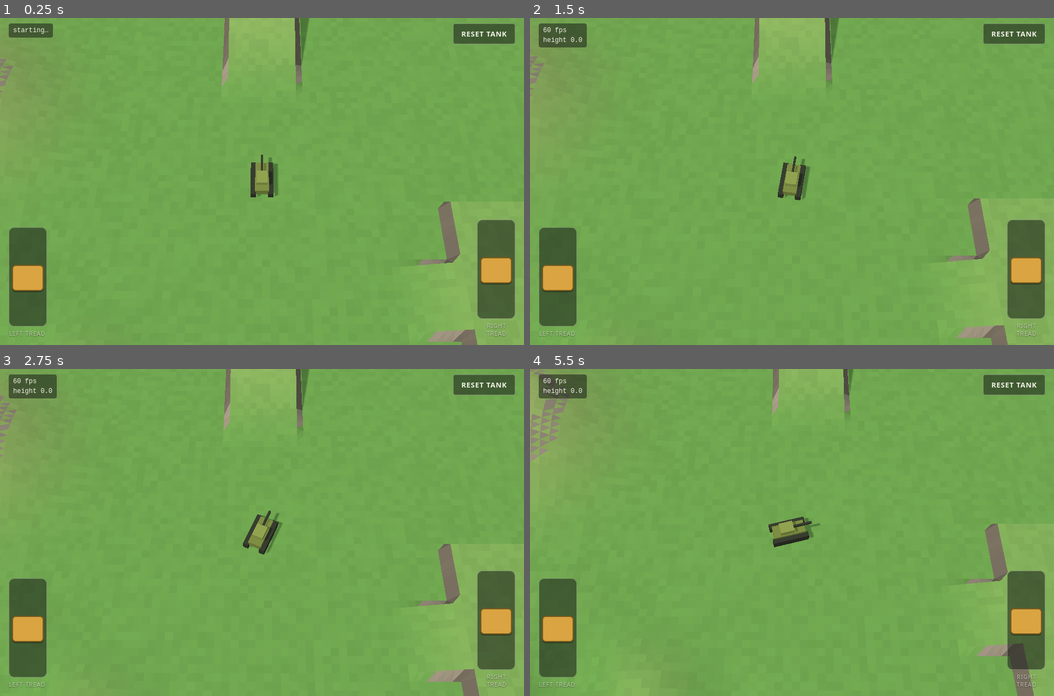
Above: before the commit, frames 1-4 (two rows, left to right).
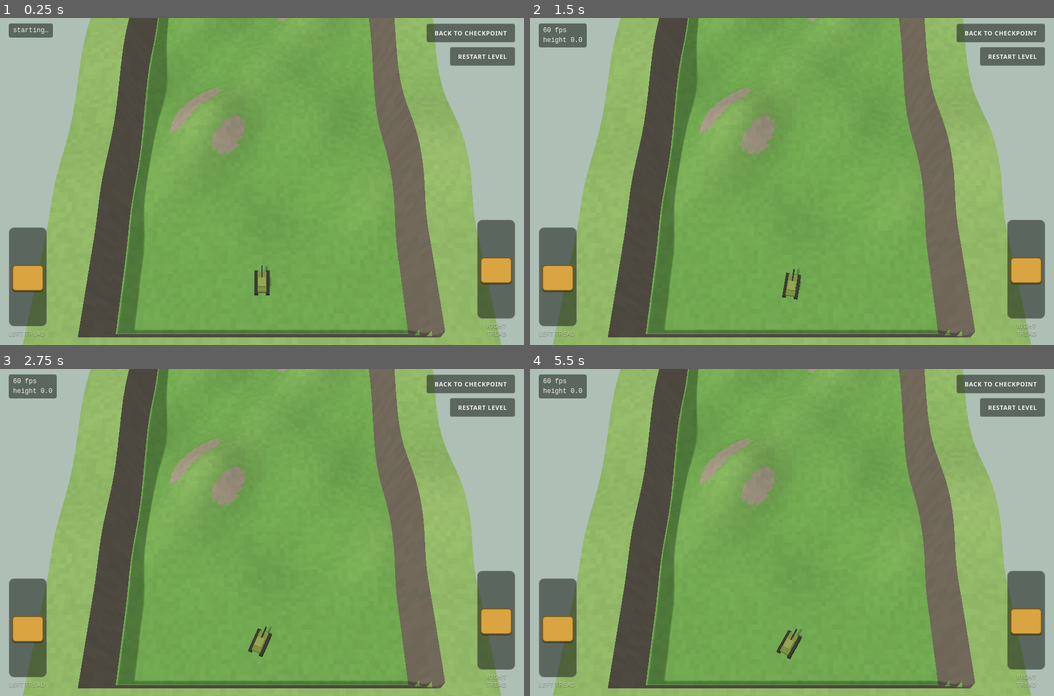
Above: after the commit, the same moments.

Repository: Kickpunch3r/tank-game
Game: browser game, page mobile/index.html
Two runs of this game, one before a commit and one after it. Both use one fixed random seed, a clock stepped at 60 frames per second and the inputs below.
Inputs (mouse positions are in pixels of both pictures, inside the frame that each line leads up to):
- Up to frame 1 (0.25 s): no input
- Up to frame 2 (1.5 s): click (1012, 57) at 0.27 s, where only the run after the commit has a clickable "RESTART LEVEL"; hold Down 1.03-1.3 s; move the mouse to (792, 214) at 1.07 s; hold Up from 1.35 s (still down)
- Up to frame 3 (2.75 s): release Up at 1.65 s; move the mouse to (157, 499) at 1.67 s; hold Up 1.7-1.93 s; hold Down 1.98-2.32 s; click "RESET TANK" (after the commit: "BACK TO CHECKPOINT") at 2.02 s; move the mouse to (366, 483) at 2.27 s; hold Down 2.37-2.63 s; hold Up from 2.68 s (still down)
- Up to frame 4 (5.5 s): move the mouse to (870, 597) at 2.87 s; release Up at 2.98 s; hold Up 3.03-3.27 s; hold Down 3.32-3.65 s; move the mouse to (661, 614) at 3.47 s; hold Down 3.7-3.97 s; hold Up 4.02-4.32 s; move the mouse to (792, 467) at 4.07 s; hold Up 4.37-4.6 s; click (1012, 408) at 4.52 s, where only the run after the commit has a clickable "RESTART LEVEL"; hold Down 4.65-4.98 s; move the mouse to (949, 548) at 4.67 s; hold Down 5.03-5.3 s; move the mouse to (634, 532) at 5.27 s; hold Up from 5.35 s (still down)

The runs differ from the first frame. In frame 1, 54% of the frame differs, in the area x 0-100%, y 0-100%; in frame 2, 54%; in frame 3, 54%; in frame 4, 54%.

Commit message:
Mobile game: strip test level, width-locked camera, checkpoints
Levels now run up the screen as a 28-unit-wide strip; the camera shows the
full width and only follows the tank north. Test level: hilly plain,
zig-zag mountain road, cliff path with a chasm, summit flag.

Co-Authored-By: Claude Fable 5.2 <noreply@anthropic.com>
Claude-Session: https://claude.ai/code/session_01Pkyw8bCQZA4ga9RL5iMtKL

Diff:
--- a/mobile/index.html
+++ b/mobile/index.html
@@ -46,15 +46,22 @@
     background: var(--panel); padding: 4px 8px; border-radius: 4px;
     white-space: pre;
   }
-  #reset {
+  #buttons { display: flex; flex-direction: column; align-items: flex-end; gap: 8px; }
+  #banner {
+    position: absolute; left: 50%; top: 30%; transform: translateX(-50%);
+    font: 700 20px var(--font-ui); letter-spacing: 0.04em; white-space: nowrap;
+    background: var(--panel); border: 1px solid var(--panel-edge); border-radius: 4px;
+    padding: 10px 18px;
+  }
+  #buttons button {
     pointer-events: auto;
-    font: 600 13px var(--font-ui); letter-spacing: 0.06em; text-transform: uppercase;
+    font: 600 11px var(--font-ui); letter-spacing: 0.06em; text-transform: uppercase;
     color: var(--ink); background: var(--panel);
     border: 1px solid var(--panel-edge); border-radius: 4px;
     padding: 9px 14px;
   }
-  #reset:active { background: rgba(24, 30, 24, 0.8); }
-  #reset:focus-visible { outline: 2px solid var(--grip); outline-offset: 2px; }
+  #buttons button:active { background: rgba(24, 30, 24, 0.8); }
+  #buttons button:focus-visible { outline: 2px solid var(--grip); outline-offset: 2px; }
 
   #levers { display: flex; justify-content: space-between; align-items: flex-end; }
   /* Each .lever is a big touch zone; the visible slot sits at its outer edge. */
@@ -96,8 +103,12 @@
 <div id="hud">
   <div id="topbar">
     <div id="readout">starting…</div>
-    <button id="reset" type="button">Reset tank</button>
+    <div id="buttons">
+      <button id="reset" type="button">Back to checkpoint</button>
+      <button id="restart" type="button">Restart level</button>
+    </div>
   </div>
+  <div id="banner" hidden></div>
   <div id="levers">
     <div class="lever left" id="leverL">
       <div class="slot"><div class="grip"></div></div>
@@ -133,56 +144,103 @@
     teeterLean: 0.14,       // how far it leans when right at the edge (radians)
     tiltSpring: 120,        // stiffness of the hull tilting to match the ground
     tiltDamping: 9,         // lower = rocks for longer
-    viewWidth: 17           // how many units of ground fit across the screen
+    viewWidth: 29           // units of ground across the screen (the level is 28 wide)
   };
-  const START = { x: 0, z: 2, yaw: 0 };
-
-  // ------------------------------------------------------------------
-  // Terrain: a test patch stored as a grid of heights
-  // ------------------------------------------------------------------
-  const HALF = 40, CELL = 0.5, N = (HALF * 2) / CELL;       // 160 cells each way
-  const heights = new Float32Array((N + 1) * (N + 1));
+
+  // ------------------------------------------------------------------
+  // Terrain: one level, a strip that runs north (up the screen), stored as a grid of heights
+  // ------------------------------------------------------------------
+  // "n" below means distance north of the level's south end, in units.
+  const LEVEL = {
+    halfWidth: 14,          // the level is 28 wide; rock walls beyond that
+    length: 240,
+    mountainStart: 58,      // the hilly plain ends and the road up begins
+    legs: 6,                // stretches of road zig-zagging up the mountain
+    legDepth: 10,           // how far north each stretch takes up
+    legRise: 3.5,           // height gained on each stretch
+    top: 21,                // height of the mountain top (legs x legRise)
+    pathStart: 135,         // the cliff path runs from here...
+    pathEnd: 215,           // ...to here
+    ridgeStart: 172,        // between these the path has a drop on BOTH sides
+    ridgeEnd: 192,
+    chasmDepth: 12,
+    flagN: 230              // the finish
+  };
+  const CELL = 0.5, X0 = -20, Z0 = -(LEVEL.length + 10);
+  const NX = 40 / CELL, NZ = (LEVEL.length + 16) / CELL;
+  const X1 = X0 + NX * CELL, Z1 = Z0 + NZ * CELL;
+  const heights = new Float32Array((NX + 1) * (NZ + 1));
+  const kinds = new Uint8Array((NX + 1) * (NZ + 1));     // 0 grass, 1 road, 2 chasm floor
 
   function smooth(t) { t = Math.min(1, Math.max(0, t)); return t * t * (3 - 2 * t); }
+  function pathCentre(n) { return 5 * Math.sin((n - LEVEL.pathStart) * 0.09); }
+  function pathHalfWidth(n) { return 2.4 + 0.5 * Math.cos((n - LEVEL.pathStart) * 0.23); }
+
+  let surfaceKind = 0;      // set by surface() for the point it was last asked about
+  function surface(x, n) {
+    const L = LEVEL;
+    surfaceKind = 0;
+    // How many road stretches lie south of this point? (their edges wobble a little)
+    let step = 0;
+    for (let k = 0; k <= L.legs; k++) {
+      if (n >= L.mountainStart + L.legDepth * k + Math.sin(x * 0.45 + k * 1.7)) step++;
+    }
+    if (step === 0) {
+      // Hilly plain: rolling ground and two bigger hills, flat at the start and at the mountain's foot
+      const fade = smooth((n - 6) / 8) * smooth((L.mountainStart - 3 - n) / 8);
+      let h = (1.1 * Math.sin(x * 0.3 + 1) * Math.cos(n * 0.21) + 0.5 * Math.sin(x * 0.5 - n * 0.33)) * fade;
+      h += 3.2 * Math.exp(-((x + 6) * (x + 6) + (n - 24) * (n - 24)) / 22);
+      h += 2.6 * Math.exp(-((x - 7) * (x - 7) + (n - 40) * (n - 40)) / 18);
+      return h;
+    }
+    if (step <= L.legs) {
+      // Mountain road: each stretch is a shelf that climbs from one side to the other.
+      // Flat turning pads at both ends; where two shelves meet at a pad they are level.
+      const k = step - 1;
+      const across = Math.min(1, Math.max(0, (x + 9) / 18));
+      surfaceKind = 1;
+      return L.legRise * (k + (k % 2 === 0 ? across : 1 - across));
+    }
+    if (n < L.pathStart || n > L.pathEnd) return L.top;      // open ground on the mountain top
+    // Cliff path: a narrow winding ledge. Drop to the east; rock face to the west,
+    // except on the ridge, where it drops on both sides.
+    const fromCentre = x - pathCentre(n), half = pathHalfWidth(n);
+    if (Math.abs(fromCentre) <= half) {
+      surfaceKind = 1;
+      return L.top + 0.2 * Math.sin(n * 0.5) * smooth((n - L.pathStart) / 4) * smooth((L.pathEnd - n) / 4);
+    }
+    const onRidge = n >= L.ridgeStart && n <= L.ridgeEnd;
+    if (fromCentre > 0 || onRidge) {
+      surfaceKind = 2;
+      return L.top - L.chasmDepth + 0.6 * Math.sin(x * 0.7) * Math.cos(n * 0.4);
+    }
+    return L.top + Math.min(5, (-fromCentre - half) * 2.5);
+  }
 
   function designHeight(x, z) {
-    let h = 0;
-    // Steep hill (about 37 degrees at its steepest: the tank stalls part-way up)
-    const hx = x + 22, hz = z + 4;
-    h += 5 * Math.exp(-(hx * hx + hz * hz) / 32);
-    // Rolling ground in the south-west
-    const rd = Math.hypot(x + 16, z - 22);
-    h += 1.0 * Math.sin(x * 0.5) * Math.cos(z * 0.45) * smooth((16 - rd) / 8);
-    // Mesa, 3 high, cliffs on the north and west
-    if (Math.abs(x) <= 8 && z >= -28 && z <= -16) h = Math.max(h, 3);
-    // Gentle ramp (15 degrees) up the mesa's south side
-    if (Math.abs(x) <= 2.5 && z > -16 && z < -4.8) h = Math.max(h, 3 * (1 - (z + 16) / 11.2));
-    // Steep ramp (28 degrees) up the mesa's east side
-    if (z >= -25 && z <= -20 && x > 8 && x < 13.6) h = Math.max(h, 3 * (1 - (x - 8) / 5.6));
-    // Low terrace, 1 high, with a gentle ramp on its west side
-    if (x >= 12 && x <= 24 && z >= 4 && z <= 16) h = Math.max(h, 1);
-    if (z >= 8 && z <= 12 && x > 8.3 && x < 12) h = Math.max(h, 1 - (12 - x) / 3.7);
-    // Rock wall round the edge of the patch
-    const d = Math.max(Math.abs(x), Math.abs(z));
-    if (d > 36) h = Math.max(h, Math.min(8, (d - 36) * 4));
+    const n = -z, hw = LEVEL.halfWidth;
+    let h = surface(Math.min(hw, Math.max(-hw, x)), Math.min(LEVEL.length, Math.max(0, n)));
+    const outside = Math.max(Math.abs(x) - hw, -n, n - LEVEL.length);
+    if (outside > 0) { h += Math.min(6, outside * 4); surfaceKind = 0; }   // rock wall round the level
     return h;
   }
 
-  for (let j = 0; j <= N; j++) {
-    for (let i = 0; i <= N; i++) {
-      heights[j * (N + 1) + i] = designHeight(-HALF + i * CELL, -HALF + j * CELL);
+  for (let j = 0; j <= NZ; j++) {
+    for (let i = 0; i <= NX; i++) {
+      heights[j * (NX + 1) + i] = designHeight(X0 + i * CELL, Z0 + j * CELL);
+      kinds[j * (NX + 1) + i] = surfaceKind;
     }
   }
 
   // Ground height anywhere (blends between the four nearest grid points)
   function groundHeight(x, z) {
-    let gx = (x + HALF) / CELL, gz = (z + HALF) / CELL;
-    gx = Math.min(N - 0.001, Math.max(0, gx));
-    gz = Math.min(N - 0.001, Math.max(0, gz));
+    let gx = (x - X0) / CELL, gz = (z - Z0) / CELL;
+    gx = Math.min(NX - 0.001, Math.max(0, gx));
+    gz = Math.min(NZ - 0.001, Math.max(0, gz));
     const i = Math.floor(gx), j = Math.floor(gz), fx = gx - i, fz = gz - j;
-    const row = j * (N + 1) + i;
+    const row = j * (NX + 1) + i;
     const a = heights[row], b = heights[row + 1];
-    const c = heights[row + N + 1], d = heights[row + N + 2];
+    const c = heights[row + NX + 1], d = heights[row + NX + 2];
     return (a * (1 - fx) + b * fx) * (1 - fz) + (c * (1 - fx) + d * fx) * fz;
   }
 
@@ -198,24 +256,25 @@
   const HAZE = 0xaebfb6;
   const scene = new THREE.Scene();
   scene.background = new THREE.Color(HAZE);
-  scene.fog = new THREE.Fog(HAZE, 70, 140);
-
-  const camera = new THREE.PerspectiveCamera(35, 1, 1, 300);
+
+  const camera = new THREE.PerspectiveCamera(35, 1, 5, 800);
   scene.add(new THREE.HemisphereLight(0xdfe9f0, 0x5d6650, 0.75));
   const sun = new THREE.DirectionalLight(0xfff1d6, 0.95);
   sun.castShadow = true;
   sun.shadow.mapSize.set(2048, 2048);
-  sun.shadow.camera.left = -30; sun.shadow.camera.right = 30;
-  sun.shadow.camera.top = 30; sun.shadow.camera.bottom = -30;
-  sun.shadow.camera.near = 1; sun.shadow.camera.far = 120;
-  sun.shadow.bias = -0.0015;
+  sun.shadow.camera.left = -55; sun.shadow.camera.right = 55;
+  sun.shadow.camera.top = 55; sun.shadow.camera.bottom = -55;
+  sun.shadow.camera.near = 1; sun.shadow.camera.far = 320;
+  sun.shadow.bias = -0.002;
   scene.add(sun); scene.add(sun.target);
 
   function buildTerrainMesh() {
-    const triCount = N * N * 2;
+    const triCount = NX * NZ * 2;
     const pos = new Float32Array(triCount * 9), col = new Float32Array(triCount * 9);
     const grassLow = new THREE.Color(0x5f8f45).convertSRGBToLinear();
-    const grassHigh = new THREE.Color(0x9fb36a).convertSRGBToLinear();
+    const grassHigh = new THREE.Color(0xa9b87a).convertSRGBToLinear();
+    const road = new THREE.Color(0xb59c6c).convertSRGBToLinear();
+    const chasm = new THREE.Color(0x4a4d52).convertSRGBToLinear();
     const rock = new THREE.Color(0x8d8474).convertSRGBToLinear();
     const cliff = new THREE.Color(0x6a6257).convertSRGBToLinear();
     const tmp = new THREE.Color();
@@ -223,15 +282,17 @@
     const e1 = new THREE.Vector3(), e2 = new THREE.Vector3();
     let o = 0;
     function vert(i, j, v) {
-      v.set(-HALF + i * CELL, heights[j * (N + 1) + i], -HALF + j * CELL);
-    }
-    function tri(i0, j0, i1, j1, i2, j2, shade) {
+      v.set(X0 + i * CELL, heights[j * (NX + 1) + i], Z0 + j * CELL);
+    }
+    function tri(i0, j0, i1, j1, i2, j2, shade, kind) {
       vert(i0, j0, pA); vert(i1, j1, pB); vert(i2, j2, pC);
       e1.subVectors(pB, pA); e2.subVectors(pC, pA); e1.cross(e2).normalize();
       const up = Math.abs(e1.y), avgH = (pA.y + pB.y + pC.y) / 3;
-      if (up > 0.80) tmp.copy(grassLow).lerp(grassHigh, Math.min(1, Math.max(0, avgH / 5)));
-      else if (up > 0.55) tmp.copy(rock);
-      else tmp.copy(cliff);
+      if (up <= 0.55) tmp.copy(cliff);
+      else if (up <= 0.80) tmp.copy(rock);
+      else if (kind === 1) tmp.copy(road);
+      else if (kind === 2) tmp.copy(chasm);
+      else tmp.copy(grassLow).lerp(grassHigh, Math.min(1, Math.max(0, avgH / LEVEL.top)));
       tmp.multiplyScalar(shade);
       const pts = [pA, pB, pC];
       for (let k = 0; k < 3; k++) {
@@ -240,13 +301,14 @@
         o += 3;
       }
     }
-    for (let j = 0; j < N; j++) {
-      for (let i = 0; i < N; i++) {
+    for (let j = 0; j < NZ; j++) {
+      for (let i = 0; i < NX; i++) {
         // a little fixed patchiness so flat ground isn't one flat colour
         const s = Math.sin(i * 12.9898 + j * 78.233) * 43758.5453;
         const shade = 0.94 + 0.12 * (s - Math.floor(s));
-        tri(i, j, i, j + 1, i + 1, j, shade);
-        tri(i + 1, j, i, j + 1, i + 1, j + 1, shade);
+        const kind = kinds[j * (NX + 1) + i];
+        tri(i, j, i, j + 1, i + 1, j, shade, kind);
+        tri(i + 1, j, i, j + 1, i + 1, j + 1, shade, kind);
       }
     }
     const geo = new THREE.BufferGeometry();
@@ -259,6 +321,21 @@
   }
   scene.add(buildTerrainMesh());
 
+  // Finish flag
+  (function () {
+    const flag = new THREE.Group();
+    const pole = new THREE.Mesh(new THREE.BoxGeometry(0.14, 3.2, 0.14),
+      new THREE.MeshLambertMaterial({ color: new THREE.Color(0xe8e4d6).convertSRGBToLinear() }));
+    pole.position.y = 1.6;
+    const cloth = new THREE.Mesh(new THREE.BoxGeometry(1.5, 0.9, 0.08),
+      new THREE.MeshLambertMaterial({ color: new THREE.Color(0xc8402c).convertSRGBToLinear() }));
+    cloth.position.set(0.8, 2.7, 0);
+    pole.castShadow = true; cloth.castShadow = true;
+    flag.add(pole); flag.add(cloth);
+    flag.position.set(0, groundHeight(0, -LEVEL.flagN), -LEVEL.flagN);
+    scene.add(flag);
+  })();
+
   // Tank model: simple boxes. Forward is -Z (up the screen when facing north).
   const TANK_LEN = 2.4, TANK_WIDTH = 1.5;
   function buildTankModel() {
@@ -291,7 +368,7 @@
   for (let i = -6; i <= 6; i++) ALONG.push(i * (TANK_LEN / 12));   // 13 stations, nose to tail
 
   const tank = {
-    x: START.x, z: START.z, yaw: START.yaw, y: 0, vy: 0,
+    x: 0, z: 0, yaw: 0, y: 0, vy: 0,
     pitch: 0, roll: 0, pitchVel: 0, rollVel: 0,
     treadL: 0, treadR: 0, speed: 0, grounded: true
   };
@@ -375,8 +452,7 @@
     return false;
   }
 
-  function resetTank(state) {
-    const s = state || START;
+  function resetTank(s) {
     tank.x = s.x; tank.z = s.z; tank.yaw = s.yaw;
     tank.vy = 0; tank.pitch = 0; tank.roll = 0; tank.pitchVel = 0; tank.rollVel = 0;
     tank.treadL = 0; tank.treadR = 0; tank.speed = 0;
@@ -410,9 +486,8 @@
 
     // Try the move; walls block it
     const fx = -Math.sin(tank.yaw), fz = -Math.cos(tank.yaw);
-    const lim = HALF - 1.5;
-    const nx = Math.min(lim, Math.max(-lim, tank.x + fx * tank.speed * dt));
-    const nz = Math.min(lim, Math.max(-lim, tank.z + fz * tank.speed * dt));
+    const nx = Math.min(X1 - 1.5, Math.max(X0 + 1.5, tank.x + fx * tank.speed * dt));
+    const nz = Math.min(Z1 - 1.5, Math.max(Z0 + 1.5, tank.z + fz * tank.speed * dt));
     const nyaw = tank.yaw + yawRate * dt;
     if (!hitsWall(fpNow, sampleFootprint(nx, nz, nyaw, fpTry))) {
       tank.x = nx; tank.z = nz; tank.yaw = nyaw;
@@ -480,7 +555,6 @@
   window.addEventListener("keydown", function (e) { keys[e.code] = true; });
   window.addEventListener("keyup", function (e) { keys[e.code] = false; });
   window.addEventListener("contextmenu", function (e) { e.preventDefault(); });
-  document.getElementById("reset").addEventListener("click", function () { resetTank(); });
 
   let scripted = null;   // tests can take over the levers
   function readLevers() {
@@ -492,34 +566,86 @@
   }
 
   // ------------------------------------------------------------------
-  // Camera: looks down from the south, north stays up the screen
-  // ------------------------------------------------------------------
-  const camTarget = new THREE.Vector3(START.x, 0, START.z);
+  // Camera: looks down from the south, north stays up the screen. It never moves sideways:
+  // the level's width always fills the screen's width, and the camera follows the tank north.
+  // ------------------------------------------------------------------
+  const camTarget = new THREE.Vector3(0, 0, 0);
   const CAM_TILT = 62 * Math.PI / 180;
-  let camDist = 50;
+  let camDist = 100, viewSouth = 30, viewNorth = 40;   // ground seen south / north of the target
+  function cameraZFor(tankZ) {
+    const southLimit = 1 - viewSouth;                          // level's south end at the screen's bottom
+    const northLimit = Math.min(southLimit, -(LEVEL.length + 1) + viewNorth);
+    const want = tankZ - viewSouth * 0.25;                     // tank sits a little below the middle
+    return Math.max(northLimit, Math.min(southLimit, want));
+  }
   function resize() {
     const w = window.innerWidth, h = window.innerHeight;
     renderer.setPixelRatio(Math.min(window.devicePixelRatio || 1, 2));
     renderer.setSize(w, h, false);
     camera.aspect = w / h; camera.updateProjectionMatrix();
-    const tanV = Math.tan(camera.fov * Math.PI / 360);
-    camDist = Math.max(SET.viewWidth / 2 / (tanV * camera.aspect), 11 / tanV);
+    const halfV = camera.fov * Math.PI / 360, tanV = Math.tan(halfV);
+    camDist = SET.viewWidth / 2 / (tanV * Math.min(camera.aspect, 0.8));
+    const camHeight = camDist * Math.sin(CAM_TILT), camBack = camDist * Math.cos(CAM_TILT);
+    viewSouth = camBack - camHeight / Math.tan(CAM_TILT + halfV);
+    viewNorth = camHeight / Math.tan(CAM_TILT - halfV) - camBack;
     leverL.show(); leverR.show();
   }
   window.addEventListener("resize", resize);
 
-  function updateView(dt) {
-    const follow = 1 - Math.exp(-dt * 6);
-    camTarget.x += (tank.x - camTarget.x) * follow;
-    camTarget.z += (tank.z - camTarget.z) * follow;
-    camTarget.y += (tank.y - camTarget.y) * (1 - Math.exp(-dt * 2.5));
-    camera.position.set(camTarget.x, camTarget.y + camDist * Math.sin(CAM_TILT), camTarget.z + camDist * Math.cos(CAM_TILT));
+  function updateView(dt, snap) {
+    const wantZ = cameraZFor(tank.z);
+    camTarget.x = 0;
+    camTarget.z = snap ? wantZ : camTarget.z + (wantZ - camTarget.z) * (1 - Math.exp(-dt * 5));
+    camTarget.y = snap ? tank.y : camTarget.y + (tank.y - camTarget.y) * (1 - Math.exp(-dt * 2.5));
+    camera.position.set(0, camTarget.y + camDist * Math.sin(CAM_TILT), camTarget.z + camDist * Math.cos(CAM_TILT));
     camera.lookAt(camTarget);
     sun.target.position.copy(camTarget);
-    sun.position.set(camTarget.x - 28, camTarget.y + 42, camTarget.z + 16);
+    sun.position.set(camTarget.x - 60, camTarget.y + 110, camTarget.z + 35);
     tankModel.position.set(tank.x, tank.y, tank.z);
     tankModel.rotation.set(tank.pitch, tank.yaw, tank.roll);
   }
+
+  // ------------------------------------------------------------------
+  // Progress: checkpoints, falling into the chasm, reaching the flag
+  // ------------------------------------------------------------------
+  const checkpoints = [
+    { n: 5, x: 0, minY: -99 },                                  // start
+    { n: 55, x: -11.5, minY: -99 },                             // foot of the mountain road
+    { n: 126, x: -6, minY: LEVEL.top - 1 },                     // mountain top
+    { n: 168, x: pathCentre(168), minY: LEVEL.top - 1 }         // on the cliff path, before the ridge
+  ];
+  let checkpointIndex = 0, fallTimer = 0, won = false;
+  const banner = document.getElementById("banner");
+  let bannerUntil = 0;
+  function say(text, seconds) {
+    banner.textContent = text; banner.hidden = false;
+    bannerUntil = seconds > 0 ? performance.now() + seconds * 1000 : Infinity;
+  }
+  function toCheckpoint(snapCamera) {
+    const cp = checkpoints[checkpointIndex];
+    resetTank({ x: cp.x, z: -cp.n, yaw: 0 });
+    fallTimer = 0;
+    if (snapCamera) updateView(0, true);
+  }
+  function restartLevel() {
+    checkpointIndex = 0; won = false; banner.hidden = true; bannerUntil = 0;
+    toCheckpoint(true);
+  }
+  function updateProgress(dt) {
+    if (!tank.grounded) return;
+    const n = -tank.z, L = LEVEL;
+    const next = checkpoints[checkpointIndex + 1];
+    if (next && n >= next.n && tank.y >= next.minY) { checkpointIndex++; say("Checkpoint", 1.5); }
+    if (n > L.pathStart - 2 && n < L.pathEnd + 2 && tank.y < L.top - 6) {
+      fallTimer += dt;
+      if (fallTimer > 0.9) { toCheckpoint(false); say("Fell into the chasm", 2); }
+    } else {
+      fallTimer = 0;
+    }
+    if (!won && tank.y > L.top - 1 && Math.hypot(tank.x, n - L.flagN) < 3) { won = true; say("Summit reached", 0); }
+  }
+  document.getElementById("reset").addEventListener("click", function () { toCheckpoint(false); });
+  document.getElementById("restart").addEventListener("click", restartLevel);
 
   // ------------------------------------------------------------------
   // Main loop: fixed 60 steps a second so driving feels the same on every phone
@@ -531,9 +657,10 @@
     requestAnimationFrame(frame);
     const dt = Math.min(0.1, (now - last) / 1000 || 0); last = now;
     carry += dt;
-    while (carry >= STEP) { readLevers(); stepTank(STEP); carry -= STEP; }
-    updateView(dt);
+    while (carry >= STEP) { readLevers(); stepTank(STEP); updateProgress(STEP); carry -= STEP; }
+    updateView(dt, false);
     renderer.render(scene, camera);
+    if (!banner.hidden && now > bannerUntil) banner.hidden = true;
     frames++; fpsTime += dt;
     if (fpsTime >= 0.5) {
       fps = Math.round(frames / fpsTime); frames = 0; fpsTime = 0;
@@ -542,24 +669,33 @@
   }
 
   function start(saved) {
-    resetTank(saved && typeof saved.x === "number" ? saved : null);
-    camTarget.set(tank.x, tank.y, tank.z);
+    if (saved && typeof saved.x === "number") {
+      checkpointIndex = Math.min(checkpoints.length - 1, Math.max(0, saved.checkpoint | 0));
+      resetTank(saved);
+    } else {
+      toCheckpoint(false);
+    }
     resize();
+    updateView(0, true);
     requestAnimationFrame(frame);
   }
 
   // For automated tests: drive without touch and step time by hand.
   window.tankGame = {
-    tank: tank, settings: SET, groundHeight: groundHeight, reset: resetTank,
+    tank: tank, settings: SET, level: LEVEL, checkpoints: checkpoints,
+    groundHeight: groundHeight, pathCentre: pathCentre, reset: resetTank, restart: restartLevel,
+    progress: function () { return { checkpoint: checkpointIndex, won: won }; },
     setLevers: function (l, r) { scripted = (l === null) ? null : { left: l, right: r }; },
     simulate: function (seconds) {
-      for (let t = 0; t < seconds; t += STEP) { readLevers(); stepTank(STEP); }
+      for (let t = 0; t < seconds; t += STEP) { readLevers(); stepTank(STEP); updateProgress(STEP); }
     }
   };
 
   // Keep the tank where it was when the page is updated while open.
   const hot = window.claude && window.claude.hot;
-  if (hot && hot.snapshot) hot.snapshot(function () { return { x: tank.x, z: tank.z, yaw: tank.yaw }; });
+  if (hot && hot.snapshot) {
+    hot.snapshot(function () { return { x: tank.x, z: tank.z, yaw: tank.yaw, checkpoint: checkpointIndex }; });
+  }
   if (hot && hot.ready) hot.ready(start); else start((hot && hot.data) || {});
 })();
 </script>
Not shown, changed: NOTES.md
